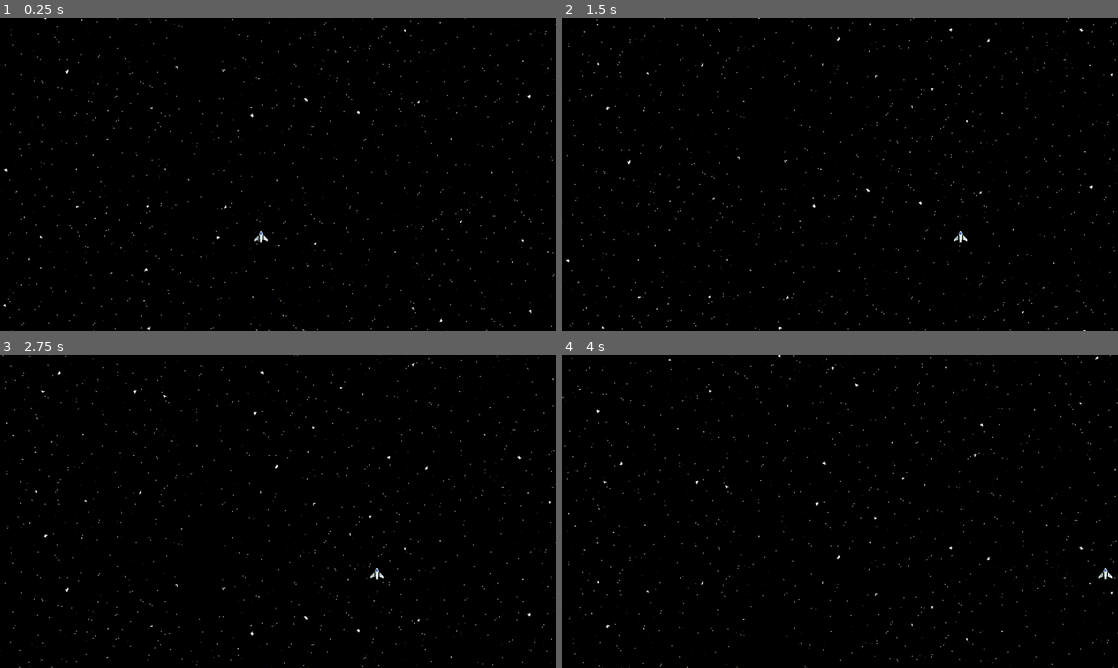
Above: before the commit, frames 1-4 (two rows, left to right).
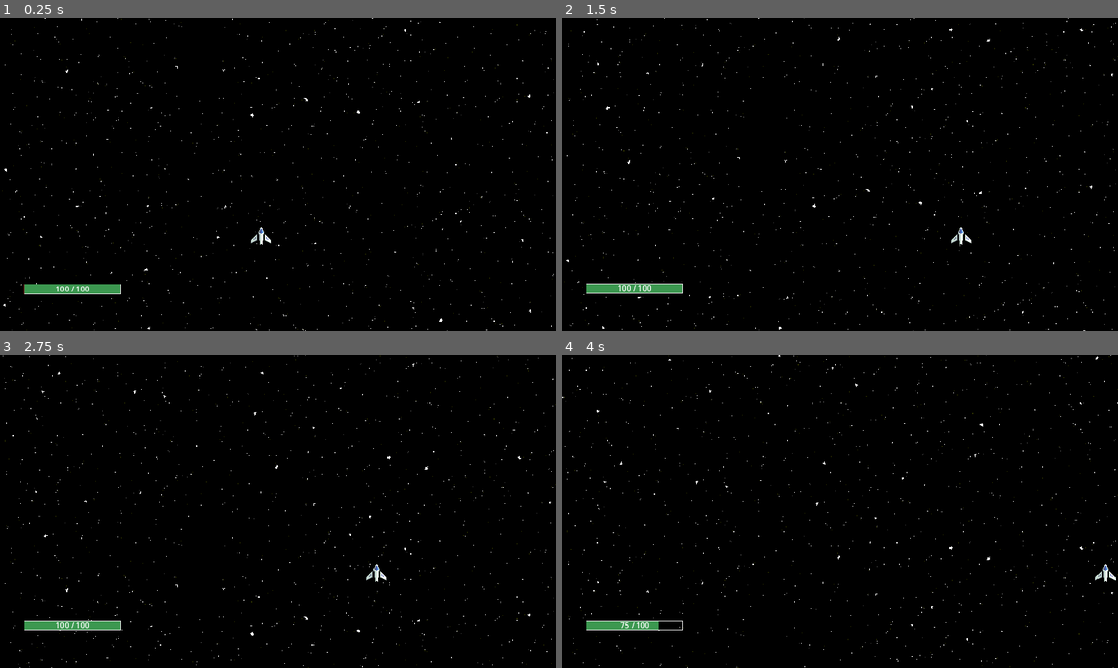
Above: after the commit, the same moments.

Repository: vezer1993/space-shooter-roguelike
Game: Godot game, scene res://Scenes/game.tscn
Same seed, same stepped clock (60 frames per second), same inputs: the game is played once before the commit and once after it.
Inputs:
- Up to frame 1 (0.25 s): no input
- Up to frame 2 (1.5 s): tap Enter (ui_accept) at 0.5, 0.6, 0.77, 1.07, 1.35 s; hold Right (ui_right) from 0.53 s (still down)
- Up to frame 3 (2.75 s): tap Enter (ui_accept) at 1.52, 1.82, 2.1 s; release Right (ui_right) at 2.03 s; hold Left (ui_left) from 2.03 s (still down)
- Up to frame 4 (4 s): release Left (ui_left) at 2.78 s; hold Right (ui_right) from 2.78 s (still down); tap Enter (ui_accept) at 2.85, 3.02, 3.32, 3.6, 3.77 s

The runs differ from the first frame. In frame 1, 1.5% of the frame differs, in the area x 0-100%, y 0-100%; in frame 2, 1.4%; in frame 3, 1.4%; in frame 4, 1.3%.

Commit message:
HP/SHIELD
HP AND SHIELD COMPONENTS INITIAL

Diff:
--- /dev/null
+++ b/Scenes/Components/HP & Shield/hp.gd
@@ -0,0 +1,42 @@
+extends Node2D
+
+@export var max_hp: int = 100
+@export var max_shield: int = 0
+@export var shield_regen_rate: float = 0.0
+@export var shield_regen_delay: float = 3.0
+
+var hp: int
+var shield: float
+var time_since_last_hit: float = 0.0
+
+signal died
+signal health_changed(hp, max_hp, shield, max_shield)
+
+func _ready():
+	hp = max_hp
+	shield = max_shield
+
+func _process(delta):
+	time_since_last_hit += delta
+
+	if time_since_last_hit > shield_regen_delay and shield < max_shield:
+		shield += shield_regen_rate * delta
+		shield = min(shield, max_shield)
+		emit_signal("health_changed", hp, max_hp)
+
+func apply_damage(amount: int) -> void:
+	time_since_last_hit = 0.0
+
+	if shield > 0:
+		var remaining = amount - shield
+		shield = max(shield - amount, 0)
+
+		if remaining > 0:
+			hp = max(hp - remaining, 0)
+	else:
+		hp = max(hp - amount, 0)
+
+	emit_signal("health_changed", hp, max_hp)
+
+	if hp <= 0:
+		emit_signal("died")
--- /dev/null
+++ b/Scenes/Components/HP & Shield/hp.tscn
@@ -0,0 +1,6 @@
+[gd_scene load_steps=2 format=3 uid="uid://c5s7rdws41754"]
+
+[ext_resource type="Script" path="res://Scenes/Components/HP & Shield/hp.gd" id="1_xwrob"]
+
+[node name="HP" type="Node2D"]
+script = ExtResource("1_xwrob")
--- a/Scenes/game.tscn
+++ b/Scenes/game.tscn
@@ -1,12 +1,21 @@
-[gd_scene load_steps=4 format=3 uid="uid://bi43y2th2hxu7"]
+[gd_scene load_steps=8 format=3 uid="uid://bi43y2th2hxu7"]
 
 [ext_resource type="Script" path="res://Scenes/background.gd" id="1_qgja8"]
 [ext_resource type="Texture2D" uid="uid://bx7d8ugja2e01" path="res://Art/Backgrounds/space-background2.png" id="2_gj424"]
 [ext_resource type="PackedScene" uid="uid://b68kfpa6h3bsw" path="res://Scenes/player_shuttle.tscn" id="3_bskt7"]
+[ext_resource type="Script" path="res://Scripts/HUD.gd" id="4_ebml8"]
+[ext_resource type="Texture2D" uid="uid://godrmtcv2dhq" path="res://Art/HP & SHIELD/hp_bar_frame.png" id="5_vik1x"]
+[ext_resource type="Texture2D" uid="uid://cy4idk1urdl8p" path="res://Art/HP & SHIELD/hp_bar_fill_green.png" id="6_8uimc"]
+[ext_resource type="Texture2D" uid="uid://brpd8bywddyh" path="res://Art/HP & SHIELD/hp_bar_fill_red.png" id="7_arbu2"]
 
 [node name="Game" type="Node2D"]
 
+[node name="playerShuttle" parent="." instance=ExtResource("3_bskt7")]
+position = Vector2(541, 454)
+scale = Vector2(1.5, 1.5)
+
 [node name="Camera2D" type="Camera2D" parent="."]
+position = Vector2(0, -3.05176e-05)
 anchor_mode = 0
 
 [node name="Background" type="Node" parent="Camera2D"]
@@ -28,5 +37,63 @@
 region_enabled = true
 region_rect = Rect2(0, 0, 1920, 1080)
 
-[node name="playerShuttle" parent="." instance=ExtResource("3_bskt7")]
-position = Vector2(541, 454)
+[node name="HUD" type="CanvasLayer" parent="Camera2D"]
+script = ExtResource("4_ebml8")
+
+[node name="VBoxContainer" type="Control" parent="Camera2D/HUD"]
+layout_mode = 3
+anchors_preset = 2
+anchor_top = 1.0
+anchor_bottom = 1.0
+offset_top = -98.0
+offset_right = 400.0
+offset_bottom = 22.0
+grow_vertical = 0
+
+[node name="HPBar" type="TextureProgressBar" parent="Camera2D/HUD/VBoxContainer"]
+z_index = 1
+texture_filter = 1
+texture_repeat = 2
+layout_mode = 2
+offset_left = 50.0
+offset_right = 250.0
+offset_bottom = 20.0
+size_flags_horizontal = 0
+size_flags_vertical = 0
+value = 100.0
+texture_over = ExtResource("5_vik1x")
+texture_progress = ExtResource("6_8uimc")
+
+[node name="ValueLabel" type="Label" parent="Camera2D/HUD/VBoxContainer/HPBar"]
+layout_mode = 1
+anchors_preset = 8
+anchor_left = 0.5
+anchor_top = 0.5
+anchor_right = 0.5
+anchor_bottom = 0.5
+offset_left = -20.0
+offset_top = -11.5
+offset_right = 20.0
+offset_bottom = 11.5
+grow_horizontal = 2
+grow_vertical = 2
+text = "DW"
+horizontal_alignment = 1
+vertical_alignment = 1
+
+[node name="HPBarRed" type="TextureProgressBar" parent="Camera2D/HUD/VBoxContainer"]
+layout_mode = 2
+offset_left = 50.0
+offset_right = 250.0
+offset_bottom = 20.0
+size_flags_horizontal = 0
+size_flags_vertical = 0
+value = 100.0
+texture_progress = ExtResource("7_arbu2")
+
+[node name="SHIELD" type="TextureProgressBar" parent="Camera2D/HUD/VBoxContainer"]
+layout_mode = 2
+offset_top = 48.0
+offset_right = 400.0
+offset_bottom = 49.0
+value = 100.0
--- a/Scenes/player_shuttle.tscn
+++ b/Scenes/player_shuttle.tscn
@@ -1,7 +1,8 @@
-[gd_scene load_steps=3 format=3 uid="uid://b68kfpa6h3bsw"]
+[gd_scene load_steps=4 format=3 uid="uid://b68kfpa6h3bsw"]
 
 [ext_resource type="Script" path="res://Scripts/playershuttle.gd" id="1_f62u2"]
 [ext_resource type="Texture2D" uid="uid://ckotjtl0u0e4k" path="res://Art/playerShutlle/Main Ship/Main Ship - Bases/PNGs/Main Ship - Base - Full health.png" id="2_skepr"]
+[ext_resource type="PackedScene" uid="uid://c5s7rdws41754" path="res://Scenes/Components/HP & Shield/hp.tscn" id="3_pnq0d"]
 
 [node name="playerShuttle" type="CharacterBody2D"]
 script = ExtResource("1_f62u2")
@@ -14,3 +15,6 @@
 position = Vector2(0, 1.25625)
 scale = Vector2(1, 0.8125)
 polygon = PackedVector2Array(-15, 3.37692, -5, -7.7, 0, -18.7769, 5, -7.7, 15, 3.37692, 15, 10.7615, 3, 4.60769, 3, 13.2231, 0, 10.7615, -3, 13.2231, -3, 4.60769, -15, 10.7615)
+
+[node name="HealthShield" parent="." instance=ExtResource("3_pnq0d")]
+unique_name_in_owner = true
--- /dev/null
+++ b/Scripts/HUD.gd
@@ -0,0 +1,53 @@
+extends CanvasLayer
+
+@onready var hp_bar = $VBoxContainer/HPBar
+@onready var hp_bar_red = $VBoxContainer/HPBarRed
+@onready var label = hp_bar.get_node("ValueLabel")
+var health
+
+func _ready():
+	var player = $"../../playerShuttle"  # adjust path as needed
+	health = player.get_node("HealthShield")
+
+
+	# 🔹 Call once immediately with current values
+	update_health(health.hp, health.max_hp)
+
+	await test_fake_damage()
+
+@warning_ignore("redundant_await")
+func test_fake_damage():
+	await get_tree().create_timer(3.0).timeout
+	print("Simulating damage...")
+	health.apply_damage(25)
+
+func update_health(current: int, max: int):
+	hp_bar.max_value = max
+	hp_bar.value = current
+	label.text = str(current, " / ", max)
+
+	await get_tree().create_timer(0.2).timeout
+	animate_red_bar(hp_bar_red.value, current)
+
+	shake_bar(hp_bar)
+	shake_bar(hp_bar_red)
+
+func animate_red_bar(from: float, to: float):
+	var duration = 0.3
+	var t := 0.0
+	while t < duration:
+		t += get_process_delta_time()
+		var v = lerp(from, to, t / duration)
+		hp_bar_red.value = v
+		await get_tree().process_frame
+	hp_bar_red.value = to
+
+func shake_bar(bar: Control, intensity := 4, duration := 0.2):
+	var original_pos = bar.position
+	var t = 0.0
+	while t < duration:
+		t += get_process_delta_time()
+		var offset = Vector2(randf_range(-intensity, intensity), randf_range(-intensity, intensity))
+		bar.position = original_pos + offset
+		await get_tree().process_frame
+	bar.position = original_pos
--- a/Scripts/playershuttle.gd
+++ b/Scripts/playershuttle.gd
@@ -1,22 +1,21 @@
 extends CharacterBody2D
 
+const SPEED := 300.0
 
-const SPEED = 300.0
-const JUMP_VELOCITY = -400.0
+func _ready():
+	var hud = get_node("../Camera2D/HUD")  # Or wherever your HUD is
+	var health_component = $HealthShield  # Assuming this script is on the player
 
+	# Connect the health_changed signal to the HUD
+	health_component.health_changed.connect(hud.update_health)
 
 func _physics_process(delta: float) -> void:
-	# Add the gravity.
-	# Handle jump.
-	if Input.is_action_just_pressed("ui_accept") and is_on_floor():
-		velocity.y = JUMP_VELOCITY
+	var direction := Input.get_axis("ui_left", "ui_right")
 
-	# Get the input direction and handle the movement/deceleration.
-	# As good practice, you should replace UI actions with custom gameplay actions.
-	var direction := Input.get_axis("ui_left", "ui_right")
-	if direction:
+	if direction != 0:
 		velocity.x = direction * SPEED
 	else:
-		velocity.x = move_toward(velocity.x, 0, SPEED)
+		velocity.x = 0.0  # Instant stop for crispness
 
+	velocity.y = 0.0  # Lock vertical movement
 	move_and_slide()
--- a/project.godot
+++ b/project.godot
@@ -15,6 +15,18 @@
 config/features=PackedStringArray("4.3", "Forward Plus")
 config/icon="res://icon.svg"
 
+[debug]
+
+settings/stdout/print_fps=true
+
 [display]
 
 window/stretch/mode="canvas_items"
+
+[rendering]
+
+textures/canvas_textures/default_texture_filter=0
+textures/vram_compression/import_s3tc_bptc=true
+textures/lossless_compression/force_png=true
+2d/snap/snap_2d_transforms_to_pixel=true
+2d/snap/snap_2d_vertices_to_pixel=true
Binary file added: Art/HP & SHIELD/hp_bar_fill_green.png
Not shown, added: Art/HP & SHIELD/hp_bar_fill_green.png.import
Binary file added: Art/HP & SHIELD/hp_bar_fill_red.png
Not shown, added: Art/HP & SHIELD/hp_bar_fill_red.png.import
Binary file added: Art/HP & SHIELD/hp_bar_frame.png
Not shown, added: Art/HP & SHIELD/hp_bar_frame.png.import
